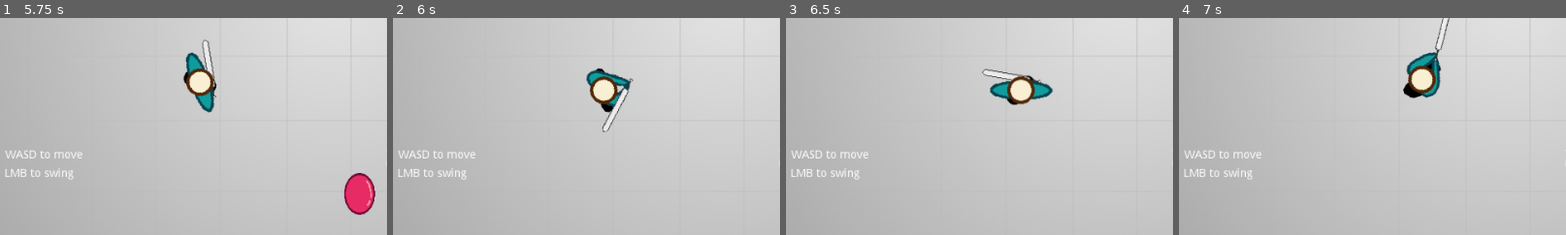
Above: before the commit, frames 1-4 (left to right).
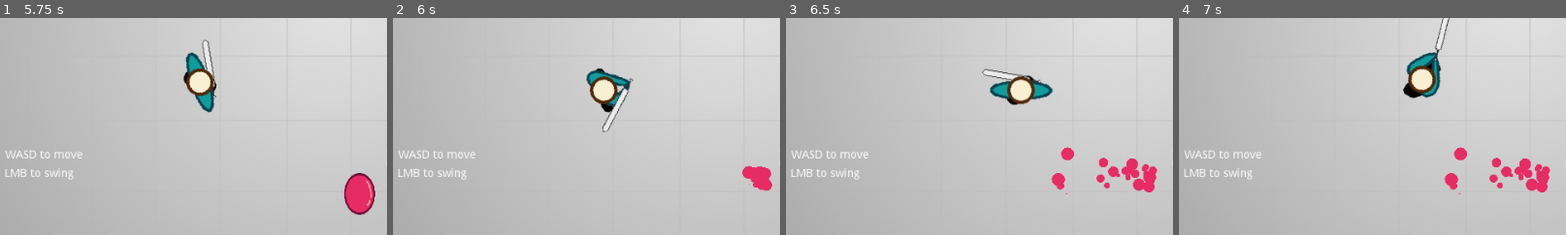
Above: after the commit, the same moments.

Repository: Zircon332/Sawblader
Game: Godot game, scene res://scenes/main.tscn
The game is run twice, just before and just after one commit, with the same random seed, the same clock (stepped at 60 frames per second) and the same inputs.
Inputs (mouse positions are % of the whole screen's width and height, from its top left):
- Up to frame 1 (5.75 s): move the mouse to (72, 45) at 0.52 s; hold D (move_right) 0.53-1.28 s; click (72, 45) at 0.6 s; move the mouse to (30, 55) at 1.27 s; hold S (move_down) 1.28-2.03 s; click (30, 55) at 1.35 s; move the mouse to (60, 28) at 2.02 s; hold D (move_right) 2.03-2.78 s; click (60, 28) at 2.1 s; move the mouse to (45, 70) at 2.77 s; hold W (move_up) 2.78-3.53 s; click (45, 70) at 2.85 s; move the mouse to (80, 65) at 3.52 s; hold A (move_left) 3.53-5.03 s; click (80, 65) at 3.6 s; move the mouse to (20, 35) at 4.27 s; click (20, 35) at 4.35 s; move the mouse to (55, 50) at 5.02 s; hold S (move_down) from 5.03 s (still down); click (55, 50) at 5.1 s
- Up to frame 2 (6 s): move the mouse to (35, 25) at 5.77 s; release S (move_down) at 5.78 s; hold D (move_right) from 5.78 s (still down); click (35, 25) at 5.85 s
- Up to frame 3 (6.5 s): keep holding D (move_right)
- Up to frame 4 (7 s): move the mouse to (72, 45) at 6.52 s; release D (move_right) at 6.53 s; hold W (move_up) from 6.53 s (still down); click (72, 45) at 6.6 s
The pictures show only the part of the screen within x 5-54%, y 50-100%; the shares and areas given below are measured in that part.

Frame 1 is identical in both runs. In frame 2, 0.6% of the frame differs, in the area x 90-98%, y 67-80%; in frame 3, 1.6%, in the area x 68-96%, y 59-82%; in frame 4, 1.6%.

Commit message:
splatter blood on slime death

Diff:
--- a/entities/saw/saw.gd
+++ b/entities/saw/saw.gd
@@ -39,4 +39,8 @@
 	var areas = $Area2D.get_overlapping_areas()
 	for area in areas:
 		if area.is_in_group('enemy'):
-			area.die()
+			var dir = velocity.normalized()
+			if dir == Vector2.ZERO:
+				dir = Vector2.RIGHT.rotated(rand_range(0, TAU))
+
+			area.die(dir)
--- a/entities/slime/slime.gd
+++ b/entities/slime/slime.gd
@@ -1,5 +1,7 @@
 extends Area2D
 
+
+const BloodParticles = preload("res://particles/blood.tscn")
 
 export(int) var speed := 100
 export(float) var spread := 30
@@ -30,7 +32,12 @@
 	queue_free()
 
 
-func die():
+func die(dir):
+	var world = get_viewport().get_node("Main")
+	var blood = BloodParticles.instance()
+	blood.global_position = global_position
+	blood.rotation = dir.angle()
+	world.add_child(blood)
 	queue_free()
 
 
--- a/particles/blood.gd
+++ b/particles/blood.gd
@@ -2,7 +2,7 @@
 
 
 func _ready():
-	get_tree().create_timer(1).connect("timeout", self, "_on_Timer_timeout")
+	get_tree().create_timer(60).connect("timeout", self, "_on_Timer_timeout")
 	emitting = true
 
 
--- a/particles/blood.tscn
+++ b/particles/blood.tscn
@@ -20,7 +20,7 @@
 color = Color( 0.909804, 0.172549, 0.4, 1 )
 
 [node name="Blood" type="Particles2D"]
-position = Vector2( 227, 127 )
+z_index = -1
 emitting = false
 amount = 30
 lifetime = 600.0
